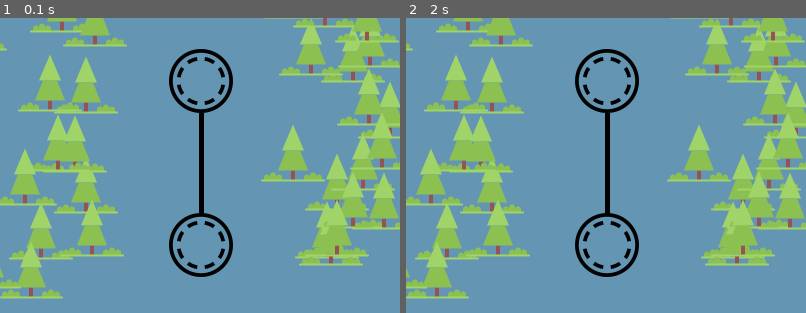
Above: before the commit, frames 1-2 (left to right).
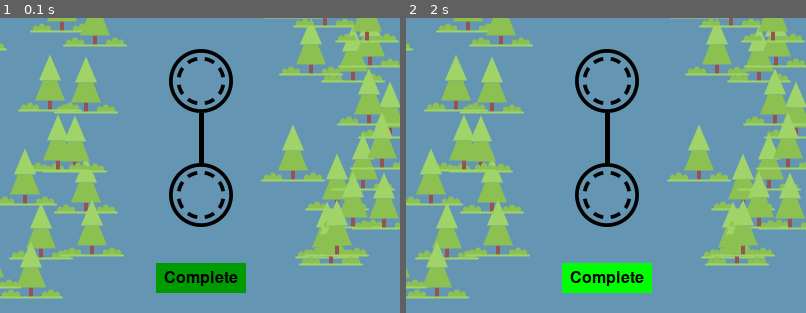
Above: after the commit, the same moments.

Repository: mstephens15/Python_Games
Game: pygame game, started from Workout Game/Model 0.1.py
The game is run twice, just before and just after one commit, with the same random seed, the same clock (stepped at 60 frames per second) and the same inputs.
Inputs (mouse positions are % of the whole screen's width and height, from its top left):
- Up to frame 1 (0.1 s): no input
- Up to frame 2 (2 s): press the mouse at (50, 94) at 0.37 s; move the mouse to (34, 64) at 0.47 s; release the mouse at (19, 34) at 0.6 s; click (50, 94) at 1.72 s, where only the run after the commit has a clickable "Complete"
The pictures show only the part of the screen within x 25-75%, y 50-100%; the shares and areas given below are measured in that part.

The runs differ from the first frame. In frame 1, 4.0% of the frame differs, in the area x 39-62%, y 49-94%; in frame 2, 4.0%.

Commit message:
Version 0.1: Added complete button, replaces the pad but only momentarily

Diff:
--- a/Workout Game/Model 0.1.py
+++ b/Workout Game/Model 0.1.py
@@ -8,6 +8,14 @@
 # Screen
 screen = pygame.display.set_mode((800,600))
 
+# Colors
+bright_green = (0, 255, 0)
+green = (0, 155, 0)
+black = (0, 0, 0)
+
+# Constants
+smallText = pygame.font.Font("freesansbold.ttf",16)
+
 # Background
 
 # Background Music
@@ -17,10 +25,13 @@
 icon = pygame.image.load("cotton-pad.png")
 pygame.display.set_icon(icon)
 
+# Mission Complete Button
+
+
 # Level 1
 level1Img = pygame.image.load("cotton-pad.png")
 level1X = 368
-level1Y = 500
+level1Y = 450
 
 # Level 2
 level2Img = pygame.image.load("cotton-pad.png")
@@ -49,25 +60,52 @@
 def draw_level(x, y):
     screen.blit(level1Img, (x, y))
 
-
 def draw_trees(x, y, i):
     screen.blit(treeImg[i], (x, y))
+
+def text_objects(text, font):
+    textSurface = font.render(text, True, black)
+    return textSurface, textSurface.get_rect()
+
+def draw_button(msg, x, y, w, h, inactive, active):
+    mouse = pygame.mouse.get_pos()
+    click = pygame.mouse.get_pressed()
+    replaceImg = pygame.image.load("tree.png")
+    def replace(x, y):
+        screen.blit(replaceImg, (x, y))
+
+    if x+w > mouse[0] > x and y+h > mouse[1] > y:
+        pygame.draw.rect(screen, active, (x,y,w,h))
+        if click[0] == 1:
+            replace(level1X, level1Y)
+            pygame.display.update()
+    else:
+        pygame.draw.rect(screen, inactive, (x,y,w,h))
+
+        # Button Text
+    textSurf, textRect = text_objects(msg, smallText)
+    textRect.center = ( (x+(w/2)), (y+(h/2)) )
+    screen.blit(textSurf, textRect)
 
 # Window Loop
 running = True
 while running:
-        for event in pygame.event.get():
-            if event.type == pygame.QUIT:
-                running = False
-        screen.fill((100,150,180))
 
-        draw_level(level1X, level1Y)
-        draw_level(level2X, level2Y)
+    screen.fill((100,150,180))
 
-        for i in range(num_trees):
-            draw_trees(tree_leftX[i], tree_leftY[i], i)
-            draw_trees(tree_rightX[i], tree_rightY[i], i)
+    for event in pygame.event.get():
+        if event.type == pygame.QUIT:
+            running = False
 
-        black = 0, 0, 0
-        pygame.draw.line(screen, black, (level1X + 32,level1Y), (level2X + 32,level2Y + 64), 5)
-        pygame.display.update()
+    draw_level(level1X, level1Y)
+    draw_level(level2X, level2Y)
+    draw_button("Complete", 355, 550, 90, 30, green, bright_green)
+
+    for i in range(num_trees):
+        draw_trees(tree_leftX[i], tree_leftY[i], i)
+        draw_trees(tree_rightX[i], tree_rightY[i], i)
+
+    # Lines between levels
+    pygame.draw.line(screen, black, (level1X + 32,level1Y), (level2X + 32,level2Y + 64), 5)
+
+    pygame.display.update()
